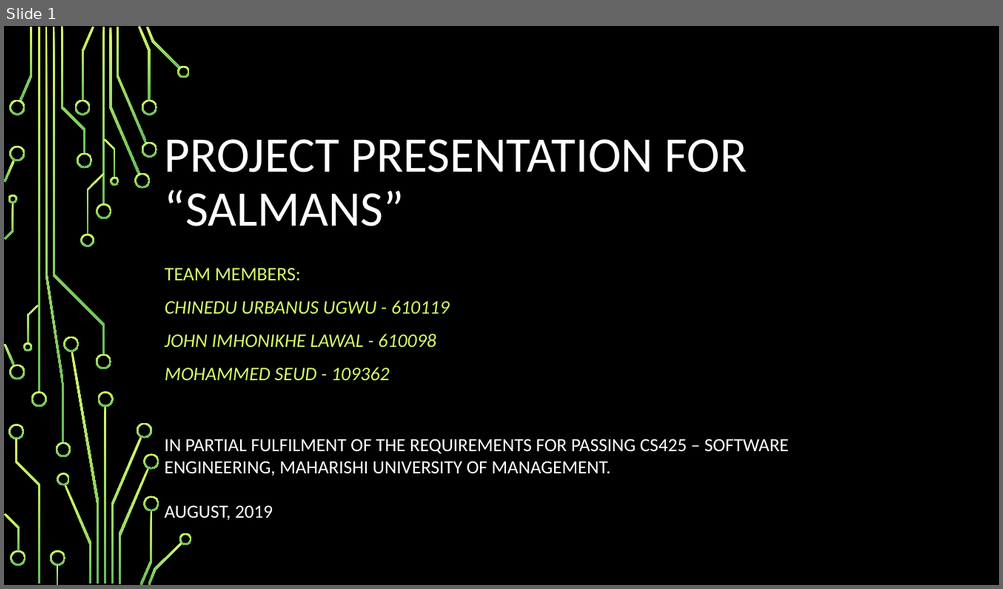
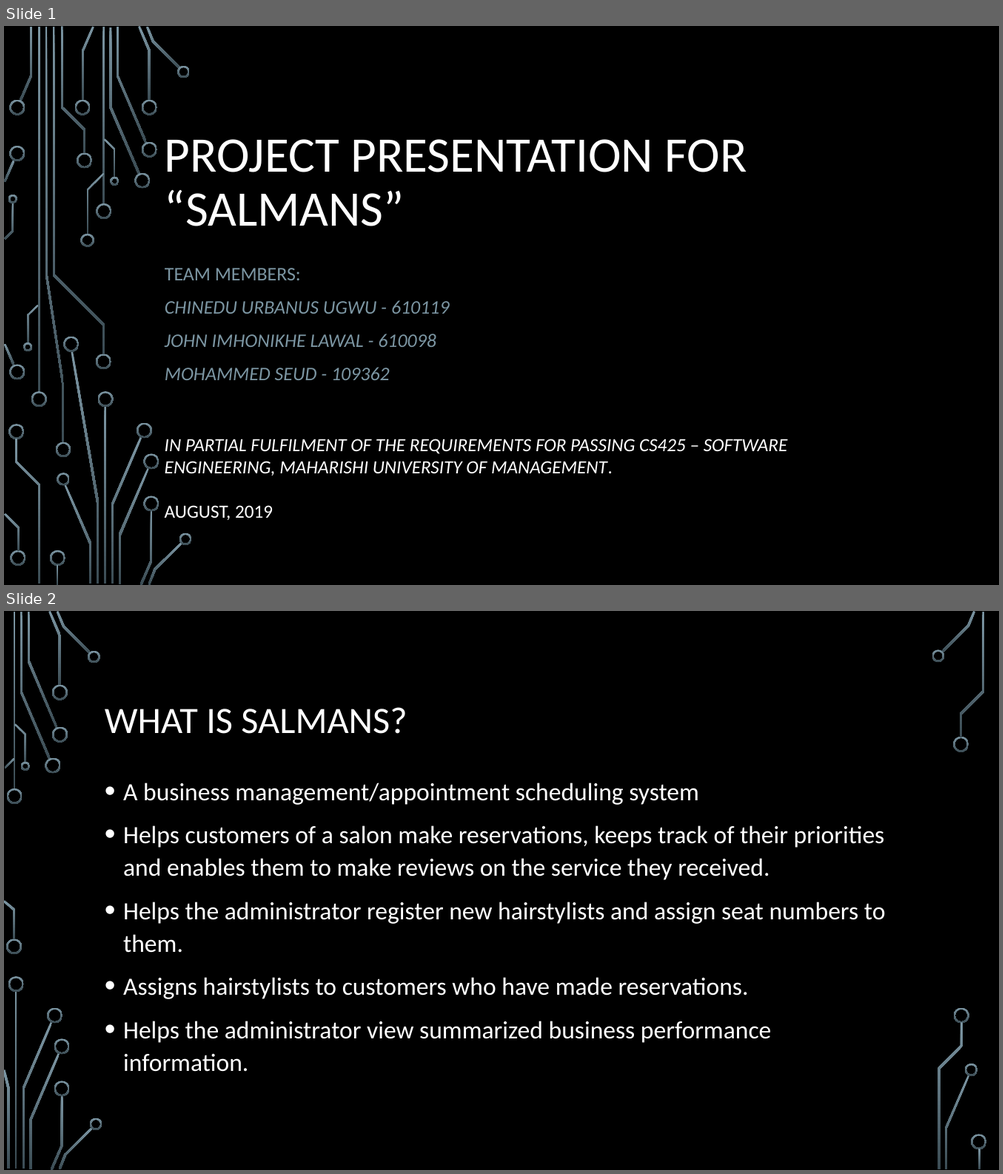
Before and after one commit to JohnLawal/SALMANS, a slide deck: Technical Documentation/projectpresentation.pptx. Shown one above the other, each under a label of ours: slide 1 before the commit, slides 1 and 2 after it. The pictures are 1003x589 and 1003x1174 pixels, drawn with LibreOffice and Linux fonts; fonts in the diff are those of the drawing; background and template pictures are left out. Boxes give left, top, right and bottom in pixels: in the first picture for what was removed or moved away, otherwise in the second. Text is boxed around its words. In the diff, an @@ line names an element or a change of style, - is before the commit and + after.

```diff
--- a/Technical Documentation/projectpresentation.pptx
+++ b/Technical Documentation/projectpresentation.pptx
@@ slide 2 added at (4, 611, 999, 1170), background picture (left out) @@
@@ title added at (105, 707, 407, 734), 36 pt, text #FFFFFF @@
+WHAT IS SALMANS?
@@ text added at (123, 783, 885, 1043), 24 pt, text #FFFFFF @@
+• A business management/appointment scheduling system
+• Helps customers of a salon make reservations, keeps track of their priorities and enables them to make reviews on the service they received.
+• Helps the administrator register new hairstylists and assign seat numbers to them.
+• Assigns hairstylists to customers who have made reservations.
+• Helps the administrator view summarized business performance information.
@@ group added at (4, 611, 987, 1170): 33 freeform shapes, 3 rectangles @@
@@ slide 1 changed as well @@
@@ fill gradient #D8FC68 to #66BD5F to gradient #7C96A3 to #3B4C54 in 54 elements at (96, 204, 111, 219), (96, 355, 111, 370), (37, 27, 40, 392), (31, 392, 46, 407), (20, 27, 32, 101), (109, 27, 140, 175), (134, 173, 151, 189), (116, 27, 148, 143), (138, 26, 151, 101), (142, 141, 157, 157), (142, 100, 157, 116), (147, 27, 181, 69), (177, 65, 190, 78), (82, 27, 94, 101), (75, 100, 91, 116), (77, 153, 92, 169), (65, 485, 92, 584), (57, 473, 70, 486), (9, 100, 25, 116), (4, 344, 15, 366), (9, 365, 25, 380), (4, 160, 15, 183), (9, 146, 25, 162), (61, 27, 86, 153), (8, 424, 24, 440), (15, 439, 40, 583), (50, 551, 65, 566), (57, 565, 59, 585), (10, 551, 25, 566), (4, 514, 20, 552), (87, 173, 104, 235), (81, 234, 94, 247), (53, 27, 105, 355), (104, 138, 116, 178), (110, 177, 119, 186), (27, 305, 39, 344), (23, 343, 32, 352), (5, 203, 14, 239), (8, 195, 17, 204), (104, 406, 106, 585), (111, 437, 142, 584), (98, 392, 114, 407), (71, 352, 99, 585), (64, 336, 79, 352), (136, 423, 153, 439), (119, 469, 150, 585), (140, 511, 153, 585), (144, 454, 159, 470), (144, 496, 159, 511), (148, 543, 182, 585), (179, 534, 192, 545), (45, 27, 65, 443), (56, 443, 71, 457), (102, 27, 105, 205) @@
@@ subtitle "TEAM MEMBERS:" at (165, 268, 449, 380): text colour #D8FC68 to #7C96A3 @@
@@ text at (165, 439, 788, 476): italic on in "IN PARTIAL FULFILMENT OF THE REQUIREMENTS FOR ..." @@
```
Also in this commit, not shown: 3 other slides added, 2 slides removed, 3 other files.
